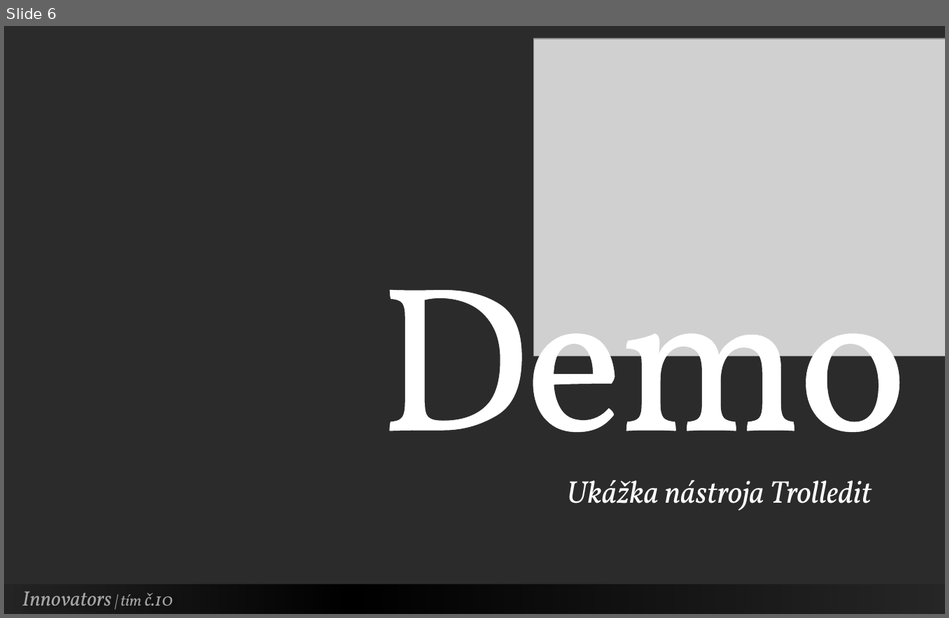
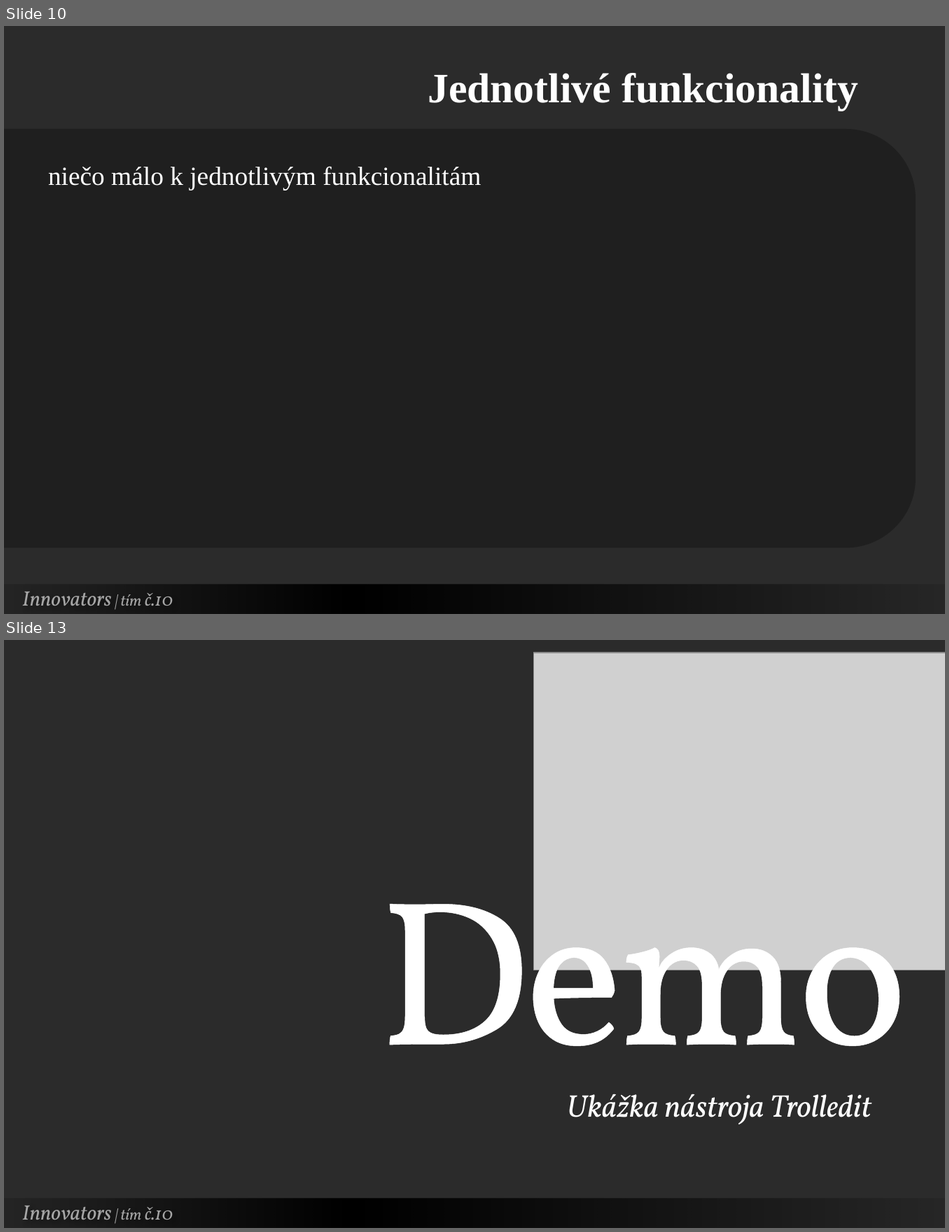
Before and after one commit to Innovators-Team10/Documentation, a slide deck: Dokumentacie/Ostatne/Innovators.pptx. Shown one above the other, each under a label of ours: slide 6 before the commit, slides 10 and 13 after it; the slides between them are not shown. The pictures are 949x618 and 949x1232 pixels, drawn with LibreOffice and Linux fonts; fonts in the diff are those of the drawing; grey boxes stand for pictures; background and template pictures are left out; a plain dark background stands for a picture behind light text. Boxes give left, top, right and bottom in pixels: in the first picture for what was removed or moved away, otherwise in the second. Text is boxed around its words. In the diff, an @@ line names an element or a change of style, - is before the commit and + after.

```diff
--- a/Dokumentacie/Ostatne/Innovators.pptx
+++ b/Dokumentacie/Ostatne/Innovators.pptx
@@ slide 10 added at [4, 26, 945, 614], background picture (left out) @@
@@ text added at [428, 73, 858, 110], 32 pt, text #FFFFFF, bold @@
+Jednotlivé funkcionality
@@ round same rect added at [4, 130, 915, 548], fill #000000 at 28% opacity @@
@@ text added at [48, 166, 481, 190], 20 pt, text #FFFFFF @@
+niečo málo k jednotlivým funkcionalitám
@@ rectangle added at [4, 585, 945, 614], fill gradient #000000 @@
@@ text added at [22, 592, 173, 606], 16 pt, text #A6A6A6, italic @@
+Innovators | tím č.10
@@ what was slide 6 is now slide 13 @@
```
Also in this commit, not shown: 4 slides changed, 8 other slides added, 3 slides removed.
